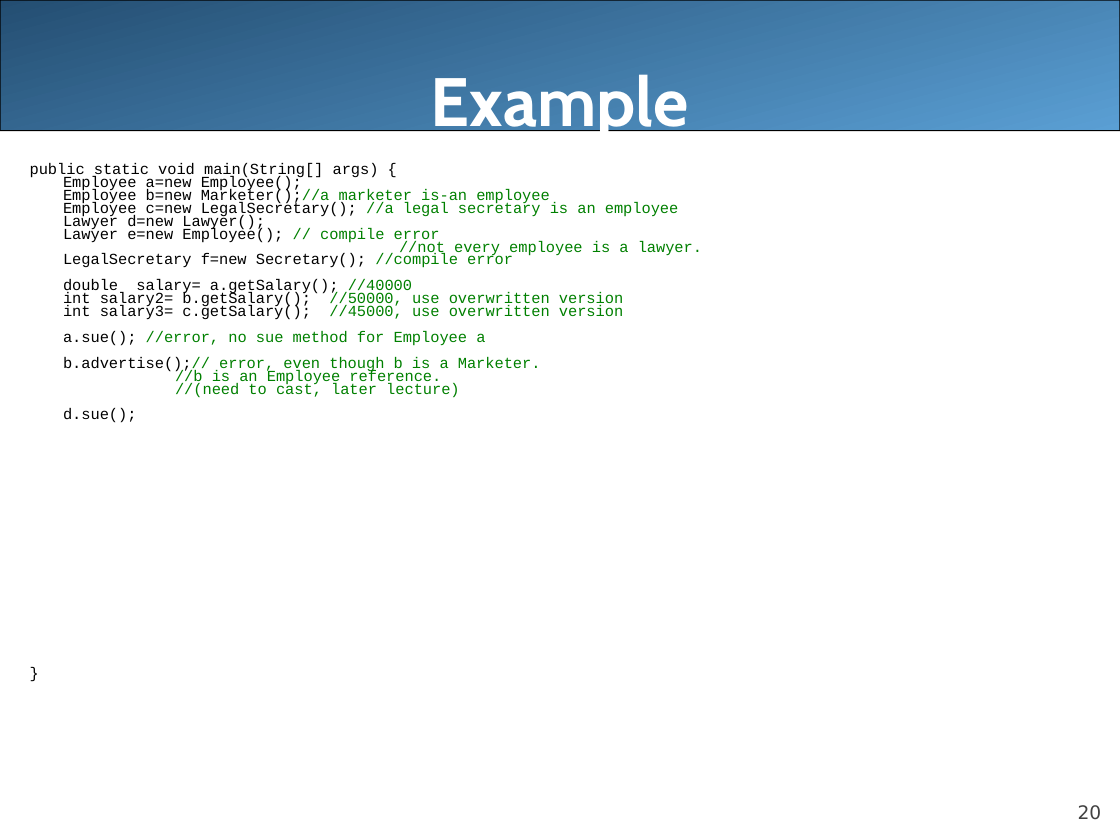
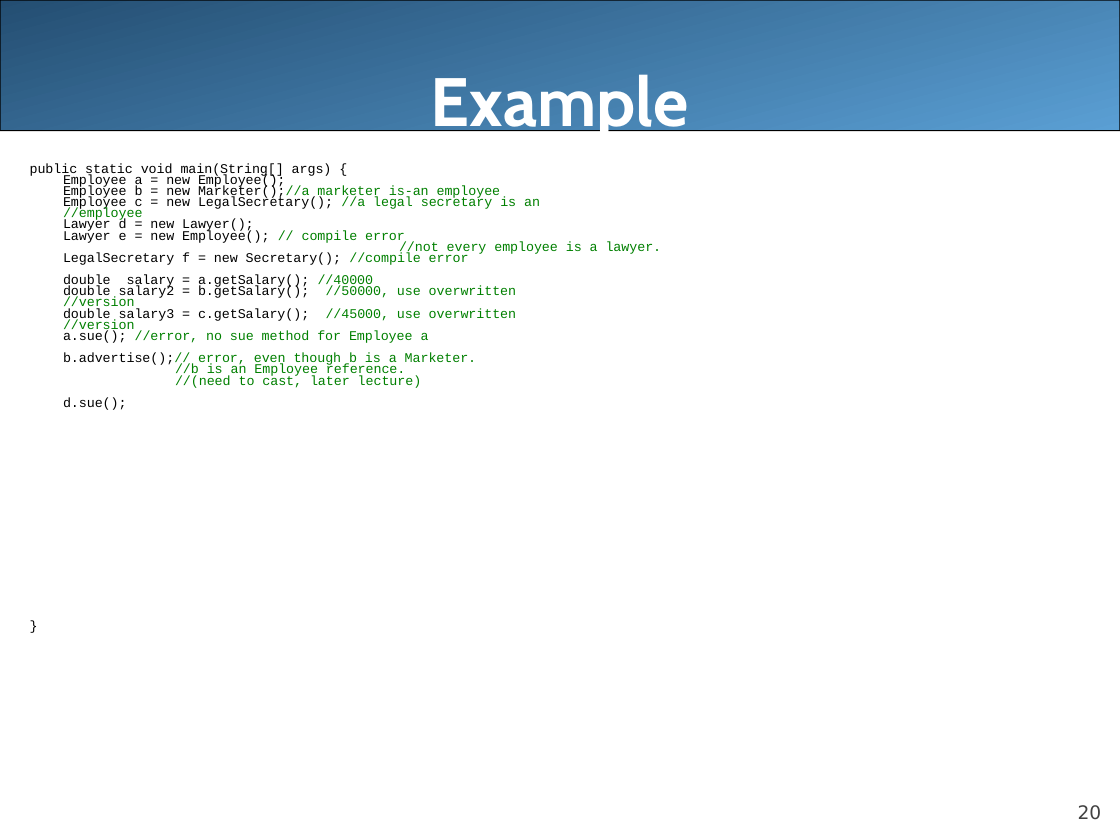
Before and after one commit to LongBaoNguyen/longbaonguyen.github.io, a slide deck: slide 20 of courses/apcsa/lecture14.ppt. Drawn at 1120x840 pixels with LibreOffice and Linux fonts; fonts in the diff are those of the drawing. Boxes give left, top, right and bottom in pixels: in the first picture for what was removed or moved away, otherwise in the second. Text is boxed around its words. In the diff, an @@ line names an element or a change of style, - is before the commit and + after.

```diff
--- a/courses/apcsa/lecture14.ppt
+++ b/courses/apcsa/lecture14.ppt
@@ text at bbox=[30, 163, 662, 410]: size 9.9 to 8.6 pt in "public static void main(String[] args) {", "//not every employee is a lawyer.", "a.sue(); //error, no sue method for Employee ...", "b.advertise();// error, even though b is a ..." and 4 more places @@
@@ text at bbox=[63, 174, 540, 244]: text changed; size 9.9 to 8.6 pt @@
-Employee a=new Employee();
-Employee b=new Marketer();//a marketer is-an employee
-Employee c=new LegalSecretary(); //a legal secretary is an employee
-Lawyer d=new Lawyer();
-Lawyer e=new Employee(); // compile error
+Employee a = new Employee();
+Employee b = new Marketer();//a marketer is-an employee
+Employee c = new LegalSecretary(); //a legal secretary is an //employee
+Lawyer d = new Lawyer();
+Lawyer e = new Employee(); // compile error
@@ text at bbox=[63, 252, 516, 333]: text changed; size 9.9 to 8.6 pt @@
-LegalSecretary f=new Secretary(); //compile error
-double salary= a.getSalary(); //40000
-int salary2= b.getSalary(); //50000, use overwritten version
-int salary3= c.getSalary(); //45000, use overwritten version
+LegalSecretary f = new Secretary(); //compile error
+double salary = a.getSalary(); //40000
+double salary2 = b.getSalary(); //50000, use overwritten //version
+double salary3 = c.getSalary(); //45000, use overwritten //version
```
Also in this commit, not shown: 1 other file.
